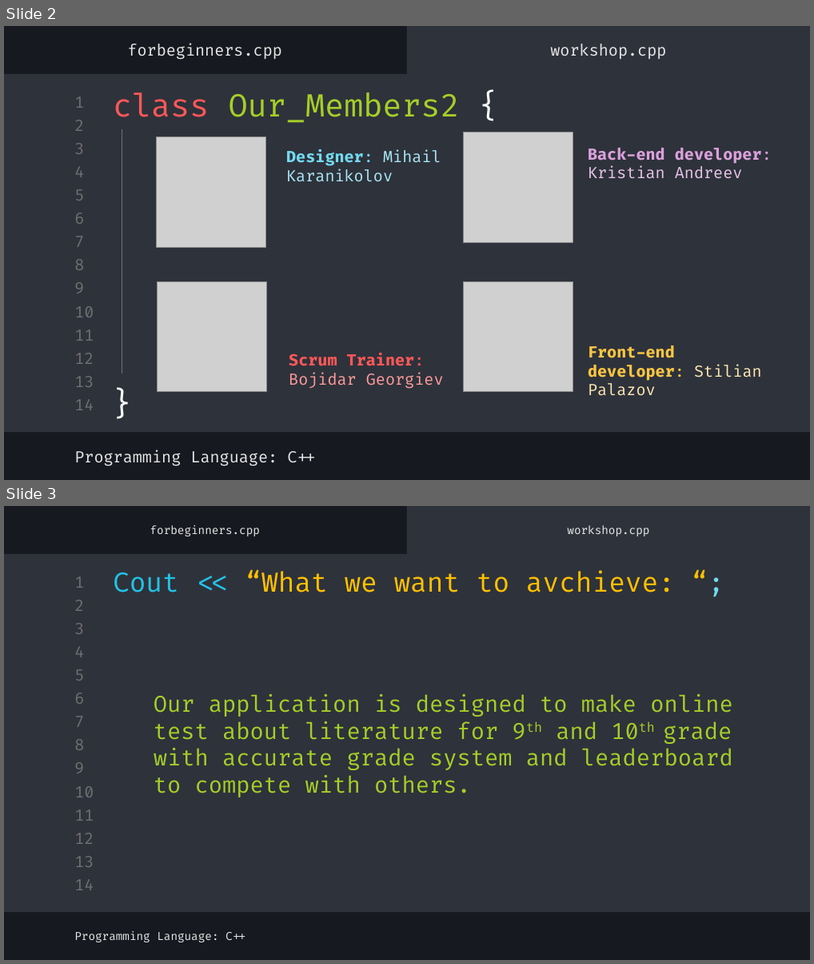
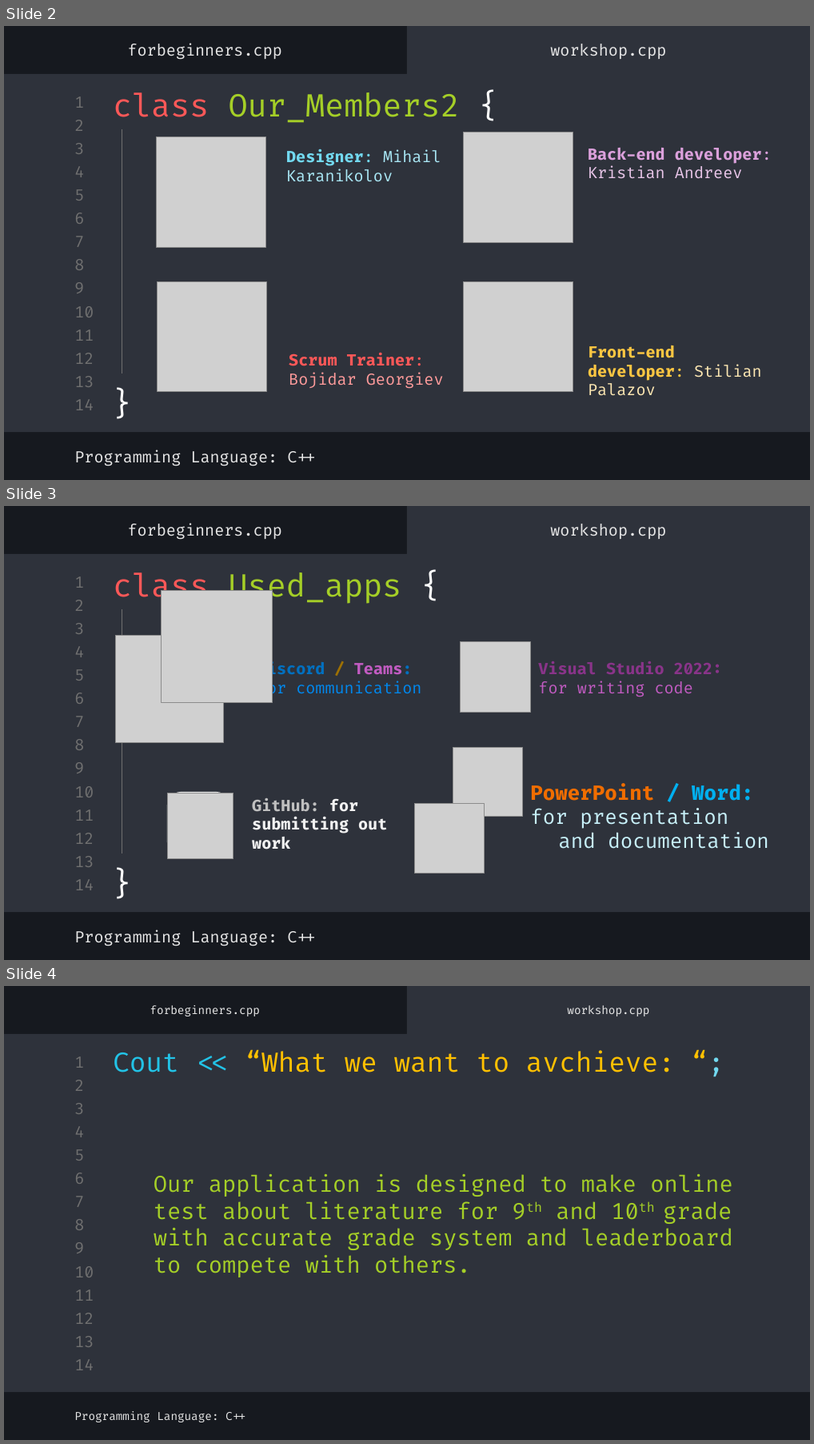
Before and after one commit to codingburgas/sprint-eschool-concorde, a slide deck: docs/ConcordePresentation.pptx. Shown one above the other, each under a label of ours: slides 2 and 3 before the commit, slides 2, 3 and 4 after it. The pictures are 814x964 and 814x1444 pixels, drawn with LibreOffice and Linux fonts; fonts in the diff are those of the drawing; grey boxes stand for pictures. Boxes give left, top, right and bottom in pixels: in the first picture for what was removed or moved away, otherwise in the second. Text is boxed around its words. In the diff, an @@ line names an element or a change of style, - is before the commit and + after.

```diff
--- a/docs/ConcordePresentation.pptx
+++ b/docs/ConcordePresentation.pptx
@@ slide 3 added at (4,506,810,960), background #16191F; not listed: 16 template elements that a slide beside it also shows @@
@@ subtitle added at (128,524,282,540), 14 pt, text #E7E7E7 @@
+forbeginners.cpp
@@ subtitle added at (550,524,666,539), 14 pt, text #E7E7E7 @@
+workshop.cpp
@@ title added at (113,572,402,605), 28 pt, text #A5CF27 @@
+class Used_apps {
@@ picture added at (162,591,273,702) @@
@@ line added from (122, 609) to (122, 852), #707070 0.75 pt @@
@@ picture added at (116,635,223,742) @@
@@ picture added at (461,642,530,712) @@
@@ subtitle added at (258,662,422,698), 14 pt, text #0088EE @@
+Discord / Teams: for communication
@@ subtitle added at (538,662,722,696), 14 pt, text #893489, bold @@
+Visual Studio 2022:
+for writing code
@@ picture added at (453,747,522,816) @@
@@ rounded rectangle added at (167,792,230,855), fill #F2F2F2 @@
@@ picture added at (168,793,233,858) @@
@@ subtitle added at (530,784,769,848), 18 pt, text #C7F0F9 @@
+PowerPoint / Word:
+for presentation and documentation
@@ text added at (252,798,387,849), 14 pt, text #F2F2F2, bold @@
+GitHub: for submitting out work
@@ picture added at (414,804,484,873) @@
@@ text added at (100,854,144,908), 28 pt, text #FFFFFF @@
+}
@@ subtitle added at (74,929,316,946), 14 pt, text #E7E7E7 @@
+Programming Language: C++
@@ what was slide 3 is now slide 4 @@
```
Also in this commit, not shown: 2 slides changed.
